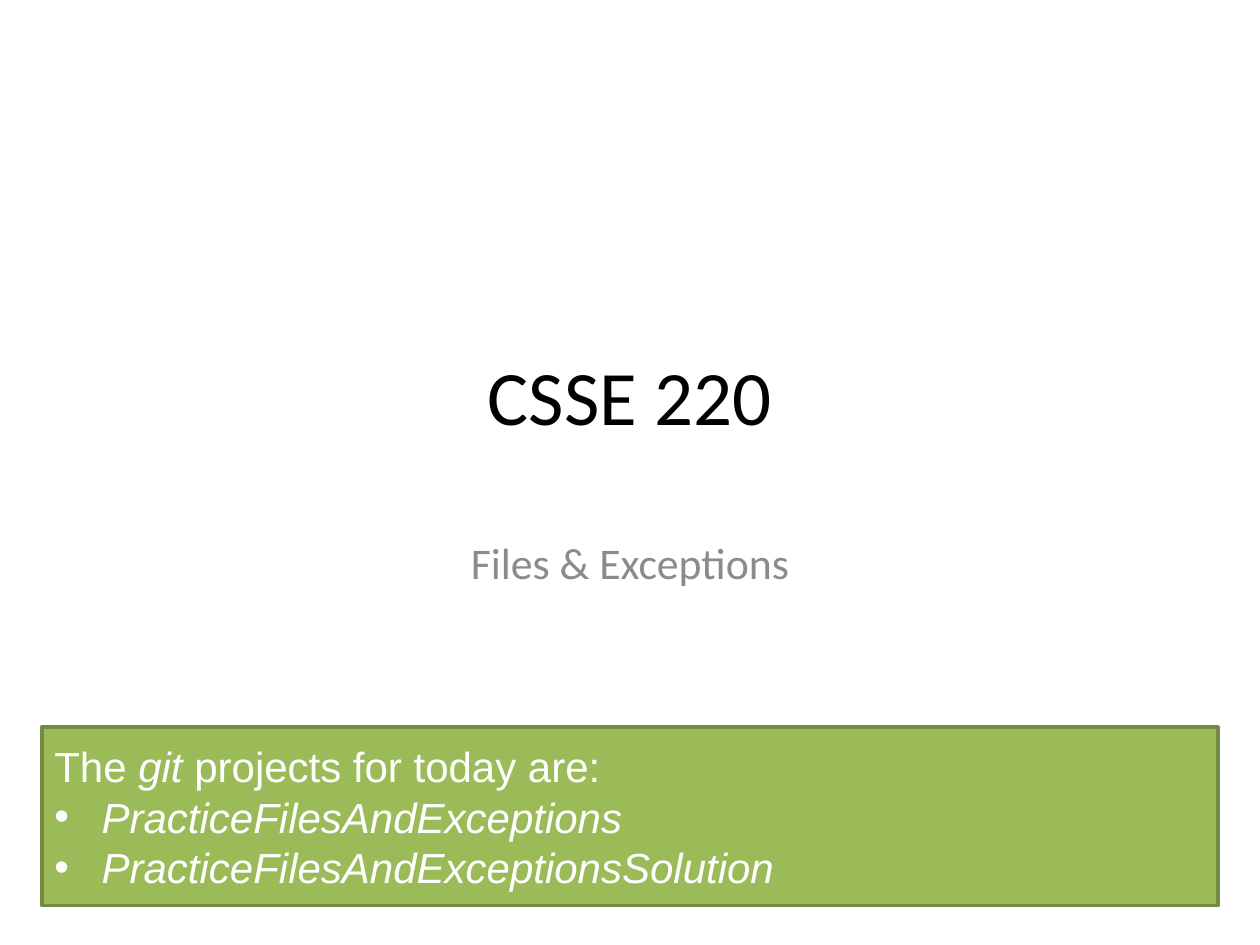
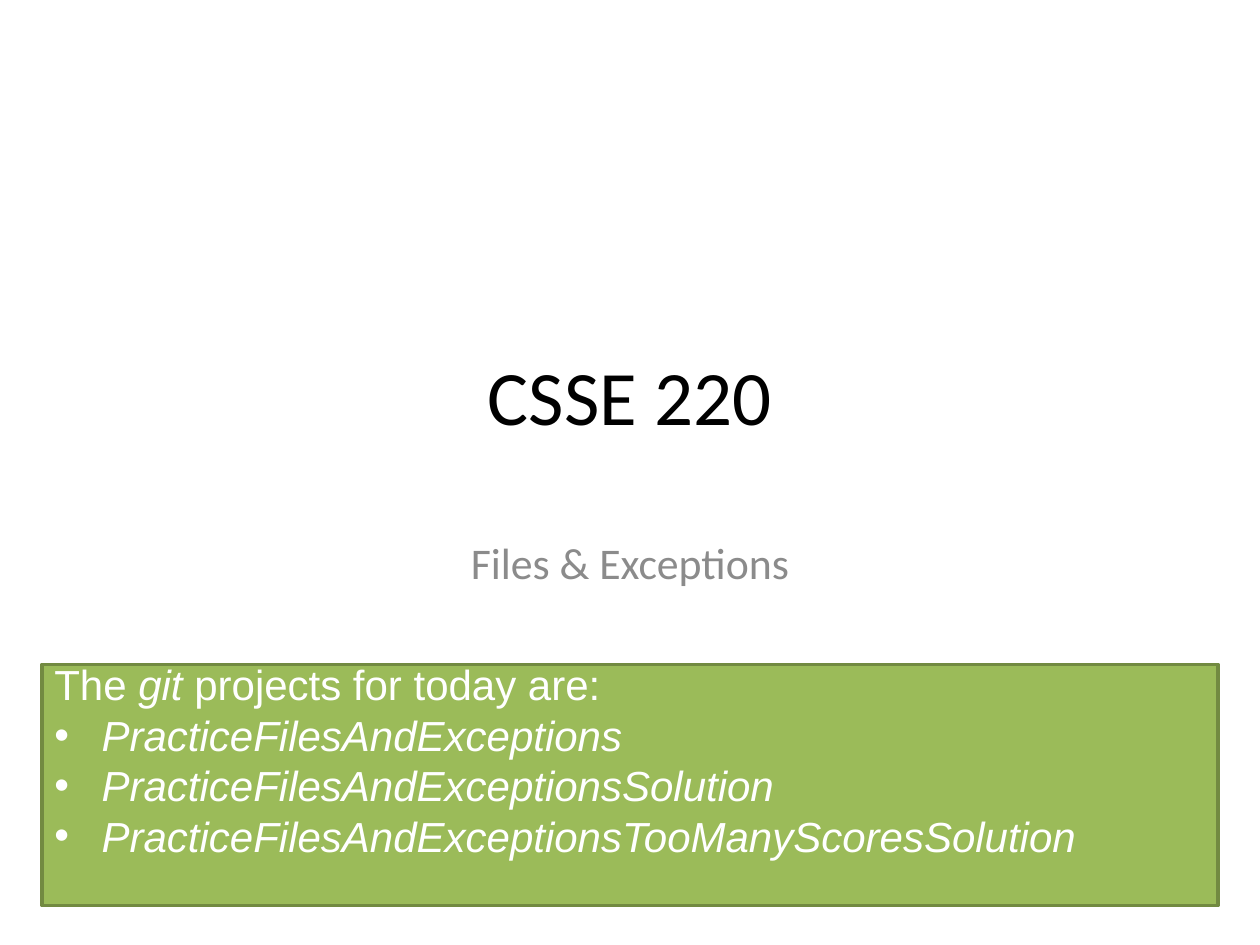
Before and after one commit to RHIT-CSSE/csse220, a slide deck: slide 1 of ClassMaterials/OOAndExceptions/Slides/OODFilesExceptions.pptx. Drawn at 1260x945 pixels with LibreOffice and Linux fonts; fonts in the diff are those of the drawing. Boxes give left, top, right and bottom in pixels: in the first picture for what was removed or moved away, otherwise in the second. Text is boxed around its words. In the diff, an @@ line names an element or a change of style, - is before the commit and + after.

```diff
--- a/ClassMaterials/OOAndExceptions/Slides/OODFilesExceptions.pptx
+++ b/ClassMaterials/OOAndExceptions/Slides/OODFilesExceptions.pptx
@@ rectangle "The git projects for today ...": place and size @@
-rectangle "The git projects for today ..." at box(42, 727, 1217, 906)
+rectangle "The git projects for today ..." at box(42, 664, 1217, 906)
@@ text in rectangle at box(102, 821, 1076, 860): paragraph added @@
+• PracticeFilesAndExceptionsTooManyScoresSolution
```
Also in this commit, not shown: 2 other slides changed, 1 slide added, 4 slides removed, 1 other file.
